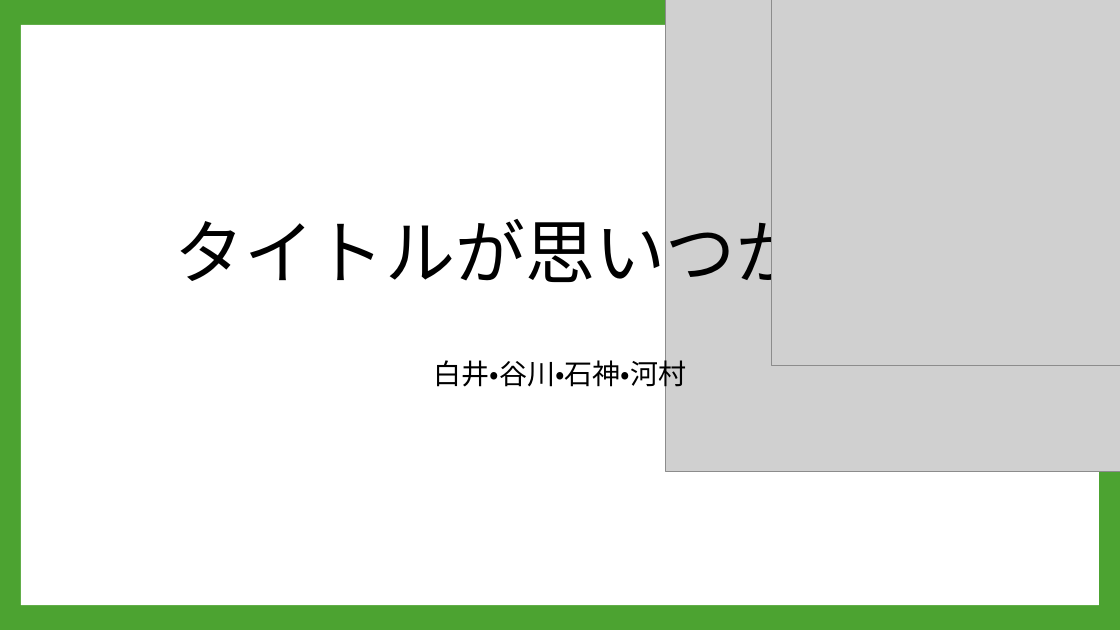
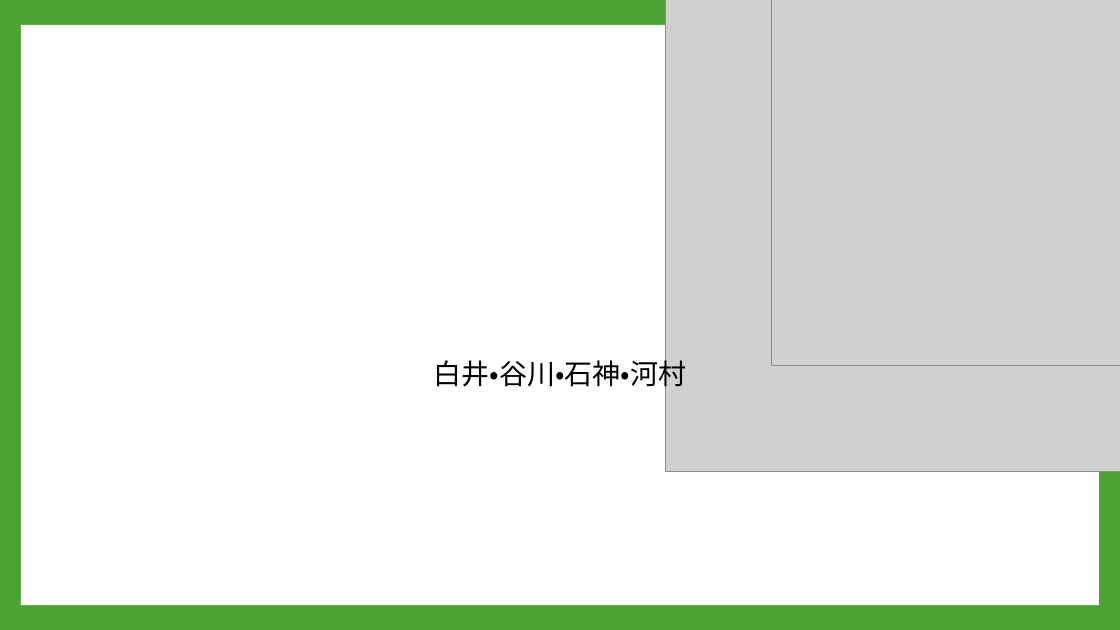
Before and after one commit to A23019/GC_A3_1, a slide deck: slide 1 of 企画/PowerPoint/企画案２.pptx. Drawn at 1120x630 pixels with LibreOffice and Linux fonts; fonts in the diff are those of the drawing; grey boxes stand for pictures; background and template pictures are left out. Boxes give left, top, right and bottom in pixels: in the first picture for what was removed or moved away, otherwise in the second. Text is boxed around its words. In the diff, an @@ line names an element or a change of style, - is before the commit and + after.

Commit message:
企画書２微修正、タイトル考える

```diff
--- a/企画/PowerPoint/企画案２.pptx
+++ b/企画/PowerPoint/企画案２.pptx
@@ title removed at (175, 208, 945, 296) @@
-タイトルが思いつかない
```
Also in this commit, not shown: 2 other slides changed.
